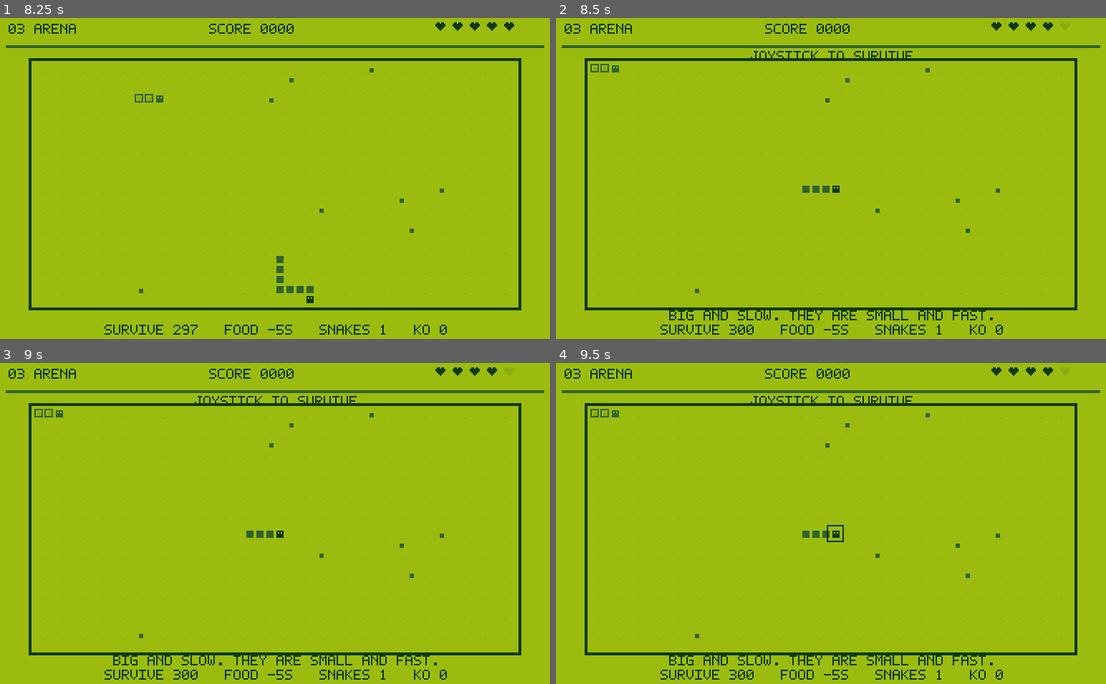
Above: before the commit, frames 1-4 (two rows, left to right).
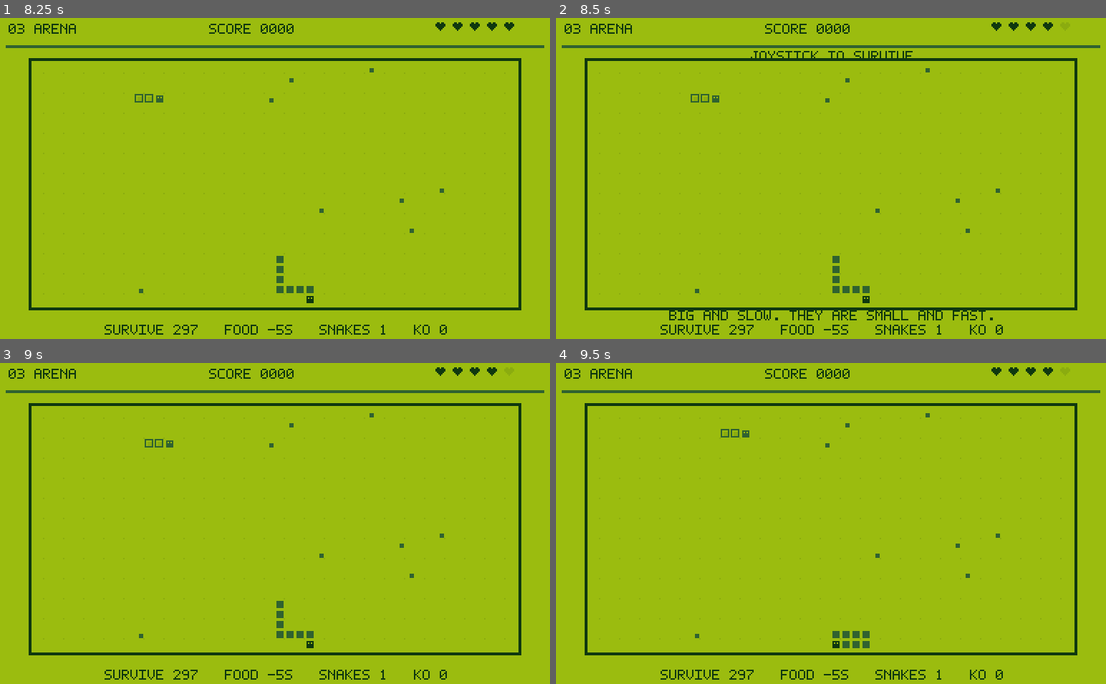
Above: after the commit, the same moments.

Repository: jaydenhanly/arduino_hack
Game: Godot game, scene res://main.tscn
Two runs of this game, one before a commit and one after it. Both use one fixed random seed, a clock stepped at 60 frames per second and the inputs below.
Inputs (mouse positions are in pixels of both pictures, inside the frame that each line leads up to):
- Up to frame 1 (8.25 s): tap Enter at 0.5, 5.1 s; move the mouse to (401, 162) at 0.52 s; hold D (move_right) 0.53-1.28 s; hold J (confirm) 0.53-1.28 s; click (401, 162) at 0.67 s; tap Space at 0.77, 1.52, 3.02, 3.77, 4.52, 6.02, 6.77, 7.52 s; move the mouse to (159, 194) at 1.27 s; hold S (move_down) 1.28-2.03 s; tap J (confirm) at 1.35, 2.3, 3.05, 3.8, 4.55, 6.05, 7.35 s; move the mouse to (330, 101) at 2.02 s; hold D (move_right) 2.03-2.78 s; hold F7 (dev_complete) 2.03-2.78 s; move the mouse to (247, 245) at 2.77 s; hold W (move_up) 2.78-3.53 s; tap F6 (dev_invulnerable) at 2.85 s; click (247, 245) at 2.92 s; move the mouse to (445, 229) at 3.52 s; hold F8 (dev_seed) 3.53-4.28 s; hold A (move_left) 3.53-5.03 s; tap K (cancel) at 4.15 s; move the mouse to (104, 127) at 4.27 s; tap 3 at 4.35 s; tap F5 (dev_restart) at 4.9 s; tap F4 (dev_preset) at 5 s; move the mouse to (302, 178) at 5.02 s; hold S (move_down) 5.03-5.78 s; hold J (confirm) 5.03-5.78 s; click (302, 178) at 5.17 s; tap L (pause) at 5.65 s; move the mouse to (187, 91) at 5.77 s; hold D (move_right) 5.78-6.53 s; tap P at 5.85 s; move the mouse to (401, 162) at 6.52 s; hold W (move_up) 6.53-7.28 s; hold J (confirm) 6.53-7.28 s; move the mouse to (159, 194) at 7.27 s; hold D (move_right) 7.28-8.03 s; click (159, 194) at 7.42 s; move the mouse to (330, 101) at 8.02 s; hold S (move_down) from 8.03 s (still down); hold F7 (dev_complete) from 8.03 s (still down)
- Up to frame 2 (8.5 s): keep holding S (move_down); keep holding F7 (dev_complete); tap J (confirm) at 8.3 s
- Up to frame 3 (9 s): move the mouse to (247, 590) at 8.77 s; release S (move_down) at 8.78 s; release F7 (dev_complete) at 8.78 s; hold A (move_left) from 8.78 s (still down); tap F6 (dev_invulnerable) at 8.85 s
- Up to frame 4 (9.5 s): keep holding A (move_left); tap Space at 9.02 s; tap J (confirm) at 9.05 s

Frame 1 is identical in both runs. In frame 2, 0.5% of the frame differs, in the area x 6-58%, y 14-99%; in frame 3, 1.3%; in frame 4, 1.3%, in the area x 6-80%, y 10-99%.

Commit message:
Continue the run in place after losing a life
Losing a heart used to rebuild the stage from scratch. Now the stage keeps
going with the same body, length, score and clock; only whatever landed the
hit is swept off the cells next to the head, so you do not die again on the
next tick.

- snake: waits for a steer, clears the wall hit and spiders on the nose
- maze: keeps pellets collected, respawns the ghost on the far side
- arena: keeps the survival clock, rolls the meltdown fire back off the head

Co-Authored-By: Claude Opus 5 <noreply@anthropic.com>

Diff:
--- a/scripts/arena_stage.gd
+++ b/scripts/arena_stage.gd
@@ -129,6 +129,33 @@
 
 func seconds_left() -> int:
 	return int(ceil(maxf(0.0, SURVIVE_SECONDS - survived)))
+
+# Continue the arena where it broke down: same body, same score, same clock. The
+# fire rolls back far enough to free the head and whatever landed the hit is
+# cleared off the neighbouring cells.
+func resume() -> void:
+	stopped = false
+	started = false
+	elapsed = 0.0
+	spider_elapsed = 0.0
+	pending_direction = direction
+	while meltdown() and burning(body[0]):
+		survived -= FIRE_STEP_SECONDS
+	var head: Vector2i = body[0]
+	for spider in spiders.duplicate():
+		if _within(spider, head, 2):
+			spiders.erase(spider)
+	for cell in walls.duplicate():
+		if _within(cell, head, 1):
+			walls.erase(cell)
+	for bot in bots.duplicate():
+		for cell in bot.body:
+			if _within(cell, head, 2):
+				_kill_bot(bot, false)
+				break
+
+func _within(cell: Vector2i, head: Vector2i, radius: int) -> bool:
+	return absi(cell.x - head.x) + absi(cell.y - head.y) <= radius
 
 func steer(next_direction: Vector2i) -> void:
 	if stopped or next_direction == Vector2i.ZERO:
--- a/scripts/game_flow.gd
+++ b/scripts/game_flow.gd
@@ -76,7 +76,7 @@
 		if state in [State.TITLE, State.GAME_OVER, State.VICTORY]:
 			start_run()
 		elif state == State.LIFE_LOST:
-			restart_stage()
+			resume_stage()
 		elif state == State.PAUSED:
 			state = previous_state
 	elif state == State.PLAYING:
@@ -133,6 +133,16 @@
 	board.mode = current_stage
 	board.stage = stage
 	board.visible = true
+	state = State.PLAYING
+
+# Losing a life costs a heart, not the run so far: the stage keeps going with the
+# same body, the same score and the same board.
+func resume_stage() -> void:
+	if stage == null:
+		restart_stage()
+		return
+	audio.set_paused(false)
+	stage.resume()
 	state = State.PLAYING
 
 func _connect_stage() -> void:
@@ -245,8 +255,11 @@
 	elif state == State.SHIFTING:
 		Art.centered(self, "PIXEL SHIFT / THE RULES ARE CHANGING", 31)
 	elif state == State.PLAYING and current_stage == "snake" and stage.awaiting_input:
-		Art.centered(self, "ONE PIXEL. YOUR MOVE.", 61)
-		Art.centered(self, "JOYSTICK TO BEGIN", 77, 1, Art.DARK)
+		if stage.direction == Vector2i.ZERO:
+			Art.centered(self, "ONE PIXEL. YOUR MOVE.", 61)
+			Art.centered(self, "JOYSTICK TO BEGIN", 77, 1, Art.DARK)
+		else:
+			Art.centered(self, "JOYSTICK TO CONTINUE", 31)
 	elif state == State.PLAYING and current_stage == "maze" and not stage.started:
 		Art.centered(self, "YOUR TAIL IS NOW A WEAPON", 212)
 		Art.centered(self, "JOYSTICK TO HUNT", 31)
@@ -256,7 +269,7 @@
 	elif state == State.PAUSED:
 		_panel("PAUSED", "BUTTON C RESUME", "BUTTON B TITLE")
 	elif state == State.LIFE_LOST:
-		_panel(damage_reason, "%d LIVES LEFT" % lives, "BUTTON A RETRY")
+		_panel(damage_reason, "%d LIVES LEFT" % lives, "BUTTON A CONTINUE")
 	elif state == State.GAME_OVER:
 		_panel("GAME OVER", "SCORE %04d" % score, "BUTTON A REPLAY")
 	elif state == State.VICTORY:
--- a/scripts/maze_stage.gd
+++ b/scripts/maze_stage.gd
@@ -96,6 +96,32 @@
 				queue.append(next)
 	return queue
 
+# Same deal as the snake stage: the pellets already collected and the body stay,
+# the ghost simply restarts the hunt from the far side of the maze.
+func resume() -> void:
+	stopped = false
+	started = false
+	elapsed = 0.0
+	ghost_elapsed = 0.0
+	ghost_alive = true
+	pending_direction = direction
+	ghost = _farthest_cell()
+	ghost_next = chase_step()
+
+func _farthest_cell() -> Vector2i:
+	var best := ghost
+	var best_distance := -1
+	for row in Grid.SIZE.y:
+		for column in Grid.SIZE.x:
+			var cell := Vector2i(column, row)
+			if not walkable(cell) or cell in body:
+				continue
+			var distance := absi(cell.x - body[0].x) + absi(cell.y - body[0].y)
+			if distance > best_distance:
+				best_distance = distance
+				best = cell
+	return best
+
 func steer(next_direction: Vector2i) -> void:
 	if stopped or next_direction == Vector2i.ZERO:
 		return
--- a/scripts/snake_stage.gd
+++ b/scripts/snake_stage.gd
@@ -59,6 +59,30 @@
 	boost_elapsed = 0.0
 	ghost_seed = OFF_GRID
 
+# Losing a life does not wipe the stage: the body, the apples and the board all
+# stay put. Only whatever is sitting on the snake's nose gets swept away, and the
+# snake waits for a steer before it moves again.
+func resume() -> void:
+	stopped = false
+	elapsed = 0.0
+	stretch = 0.0
+	awaiting_input = true
+	pending_direction = direction
+	var head: Vector2i = body[0]
+	var ahead := Grid.wrap(head + direction)
+	walls.erase(ahead)
+	for spider in spiders.duplicate():
+		if _touches_head(spider, head) or spider == ahead:
+			spiders.erase(spider)
+
+func _touches_head(cell: Vector2i, head: Vector2i) -> bool:
+	if cell == head:
+		return true
+	for heading in Grid.DIRECTIONS:
+		if cell == Grid.wrap(head + heading):
+			return true
+	return false
+
 func steer(next_direction: Vector2i) -> void:
 	if stopped or next_direction == Vector2i.ZERO:
 		return
--- /dev/null
+++ b/tests/autopilot/continue_probe.gd
@@ -0,0 +1,92 @@
+# Probe: losing a life continues the run instead of restarting the stage.
+extends "res://tests/autopilot/probe_base.gd"
+
+const Arena = preload("res://scripts/arena_stage.gd")
+
+var game: Node
+var failures: Array[String] = []
+
+func check(label: String, passed: bool) -> void:
+	report(label, passed)
+	if not passed:
+		failures.append(label)
+
+func _ready() -> void:
+	await super._ready()
+	await settle(3)
+	game = get_tree().current_scene
+	await _snake_keeps_its_length()
+	await _maze_keeps_its_pellets()
+	await _arena_keeps_its_clock()
+	report("error", ", ".join(failures))
+	finish()
+
+func _snake_keeps_its_length() -> void:
+	game.start_run()
+	var snake: RefCounted = game.stage
+	snake.steer(Vector2i.RIGHT)
+	snake.body.assign([Vector2i(6, 6), Vector2i(5, 6), Vector2i(4, 6), Vector2i(3, 6), Vector2i(2, 6)])
+	snake.apples = 12
+	snake.walls.assign([Vector2i(7, 6), Vector2i(15, 3)])
+	game.score = 120
+	snake.step()
+	check("snake_death_costs_a_heart", game.lives == 4 and game.state == game.State.LIFE_LOST)
+	await press("confirm", 20)
+	check("snake_same_stage_object", game.stage == snake)
+	check("snake_keeps_length", snake.body.size() == 5)
+	check("snake_keeps_apples", snake.apples == 12 and game.score == 120)
+	check("snake_keeps_the_far_wall", Vector2i(15, 3) in snake.walls)
+	check("snake_clears_the_wall_it_hit", Vector2i(7, 6) not in snake.walls)
+	check("snake_waits_for_a_steer", game.state == game.State.PLAYING and snake.awaiting_input)
+	snake.steer(Vector2i.RIGHT)
+	snake.step()
+	check("snake_moves_on", snake.body[0] == Vector2i(7, 6) and not snake.stopped)
+
+func _maze_keeps_its_pellets() -> void:
+	game.start_run()
+	game.current_stage = "maze"
+	game.maze_entry = {"body": [Vector2i(6, 6), Vector2i(5, 6), Vector2i(4, 6), Vector2i(3, 6)], "direction": Vector2i.RIGHT, "ghost_seed": Vector2i(10, 6)}
+	game.restart_stage()
+	var maze: RefCounted = game.stage
+	maze.pellets.clear()
+	maze.collected = 9
+	game.score = 45
+	maze.ghost = Vector2i(7, 6)
+	maze.started = true
+	maze.step_ghost()
+	check("maze_death_costs_a_heart", game.lives == 4 and game.state == game.State.LIFE_LOST)
+	await press("confirm", 20)
+	check("maze_same_stage_object", game.stage == maze)
+	check("maze_keeps_progress", maze.collected == 9 and game.score == 45 and maze.body.size() == 4)
+	check("maze_ghost_backs_off", maze.ghost != maze.body[0] and maze.ghost_alive)
+	check("maze_playing", game.state == game.State.PLAYING and not maze.stopped)
+
+func _arena_keeps_its_clock() -> void:
+	game.start_run()
+	game.current_stage = "arena"
+	game.arena_entry = {"body": [Vector2i(24, 12), Vector2i(23, 12), Vector2i(22, 12), Vector2i(21, 12)], "direction": Vector2i.RIGHT}
+	game.restart_stage()
+	var arena: RefCounted = game.stage
+	arena.started = true
+	arena.survived = 140.0
+	arena.kos = 3
+	game.score = 300
+	var length: int = arena.body.size()
+	arena.spiders.assign([arena.body[0] + Vector2i.RIGHT])
+	arena.step()
+	check("arena_death_costs_a_heart", game.lives == 4 and game.state == game.State.LIFE_LOST)
+	await press("confirm", 20)
+	check("arena_same_stage_object", game.stage == arena)
+	check("arena_keeps_length_and_score", arena.body.size() == length and game.score == 300 and arena.kos == 3)
+	check("arena_keeps_the_clock", is_equal_approx(arena.survived, 140.0))
+	check("arena_clears_the_spider", arena.spiders.is_empty())
+	check("arena_playing", game.state == game.State.PLAYING and not arena.stopped)
+	# A meltdown burn rolls the fire back far enough for the head to live.
+	arena.survived = Arena.SURVIVE_SECONDS - 2.0
+	arena.body.assign([Vector2i(1, 12), Vector2i(2, 12), Vector2i(3, 12)])
+	arena.started = true
+	arena.stopped = false
+	arena._burn()
+	check("arena_meltdown_burns", game.state == game.State.LIFE_LOST and game.damage_reason == "BURNED ALIVE")
+	await press("confirm", 20)
+	check("arena_head_is_clear_of_fire", not arena.burning(arena.body[0]) and not arena.stopped)
--- a/tests/autopilot/snake_probe.gd
+++ b/tests/autopilot/snake_probe.gd
@@ -67,8 +67,13 @@
 		snake.step()
 		check("%s_costs_one_life" % collision, game.lives == 4 and game.state == game.State.LIFE_LOST)
 		check("%s_leaves_score_alone" % collision, game.score == 30)
+		var length_before: int = snake.body.size()
 		await press("confirm", 20)
-		check("%s_restart_preserves_run" % collision, game.lives == 4 and game.score == 30 and game.stage.body.size() == 1 and game.stage.apples == 0)
+		# Continuing after a death keeps the run intact: same snake, same score,
+		# same board, waiting for the next steer.
+		check("%s_continue_preserves_run" % collision, game.lives == 4 and game.score == 30 and game.stage == snake and game.stage.body.size() == length_before)
+		check("%s_continue_resumes_play" % collision, game.state == game.State.PLAYING and not snake.stopped and snake.awaiting_input)
+		check("%s_continue_clears_the_threat" % collision, Vector2i(7, 6) not in snake.walls and Vector2i(7, 6) not in snake.spiders)
 	# Biting yourself severs the tail: no life lost, the run continues, and each
 	# severed segment costs an apple. Here 2 of 5 segments are cut off.
 	game.start_run()
Not shown, added: tests/autopilot/continue_probe.gd.uid
Not shown, changed: README.md
Not shown, changed: VERIFICATION.md
